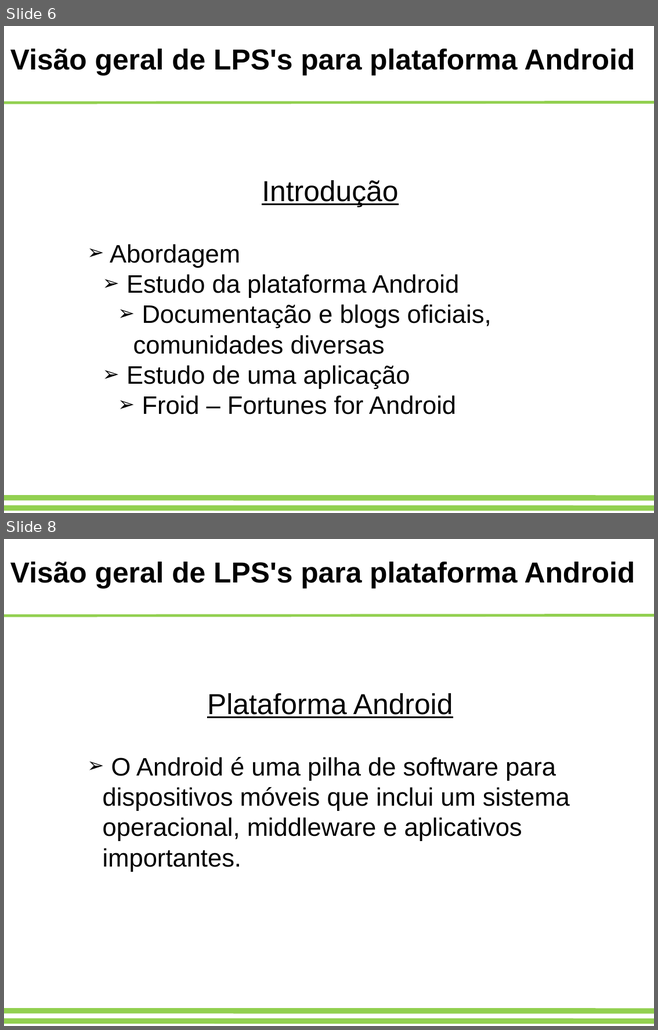
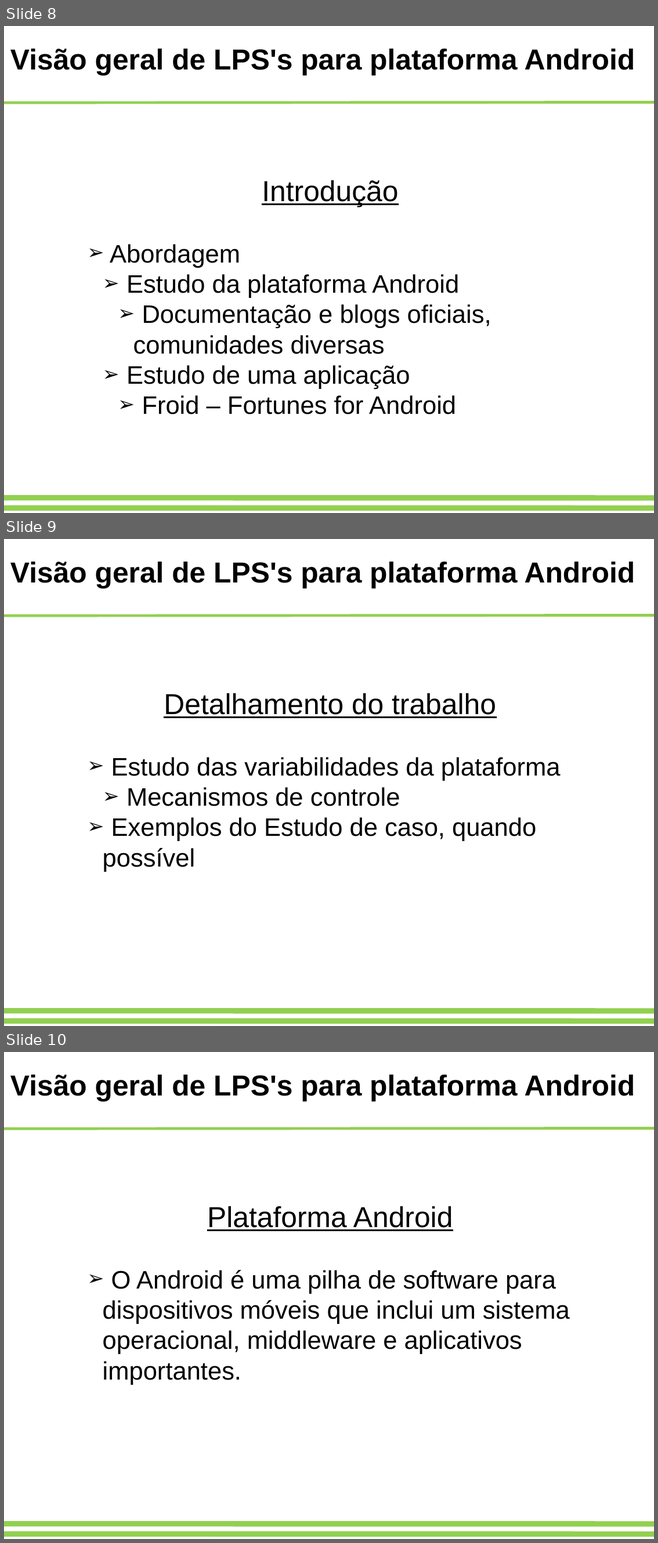
Before and after one commit to adorilson/lps-stuff, a slide deck: trabalhofinal/apresentacao.odp. Shown one above the other, each under a label of ours: slides 6 and 8 before the commit, slides 8, 9 and 10 after it; the slides between them are not shown. The pictures are 658x1030 and 658x1543 pixels, drawn with LibreOffice and Linux fonts; fonts in the diff are those of the drawing. Boxes give left, top, right and bottom in pixels: in the first picture for what was removed or moved away, otherwise in the second. Text is boxed around its words. In the diff, an @@ line names an element or a change of style, - is before the commit and + after.

```diff
--- a/trabalhofinal/apresentacao.odp
+++ b/trabalhofinal/apresentacao.odp
@@ slide 9 added at [4,539,654,1026], background #FFFFFF; not listed: 3 template elements that a slide beside it also shows @@
@@ text added at [10,562,635,588], 32 pt, text #000000, bold @@
+Visão geral de LPS's para plataforma Android
@@ text added at [103,693,560,872], 28 pt, text #000000 @@
+Detalhamento do trabalho
+➢ Estudo das variabilidades da plataforma
+  ➢ Mecanismos de controle
+➢ Exemplos do Estudo de caso, quando possível
@@ what was slide 6 is now slide 8 @@
@@ what was slide 8 is now slide 10 @@
```
Also in this commit, not shown: 6 slides changed, 20 other slides added, 3 slides removed, 18 other files.
